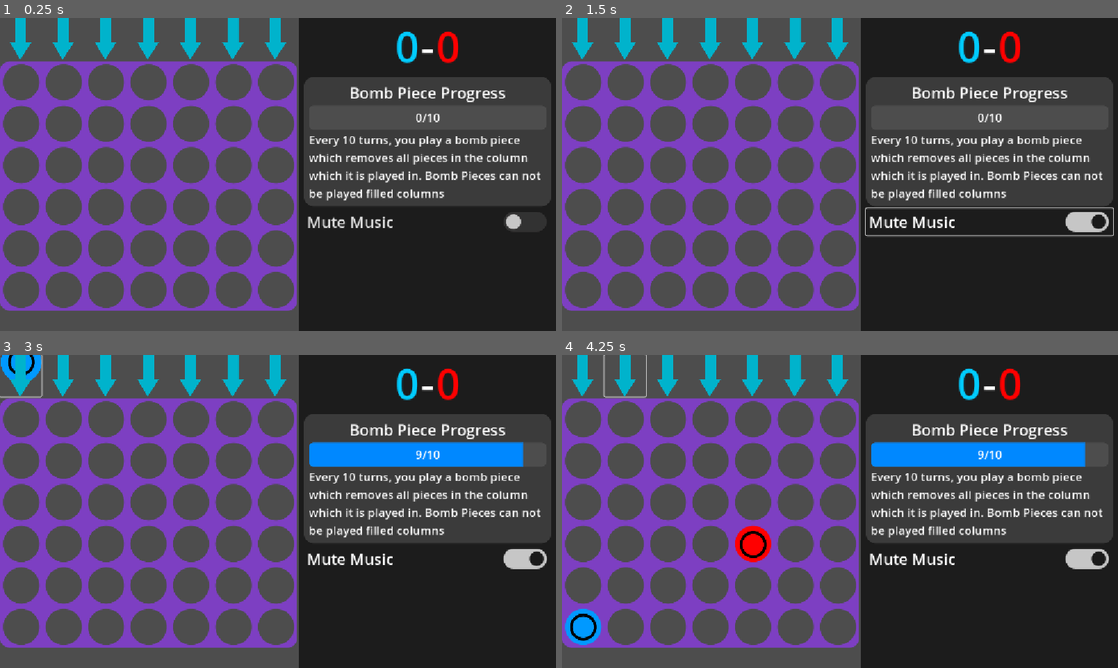
Above: before the commit, frames 1-4 (two rows, left to right).
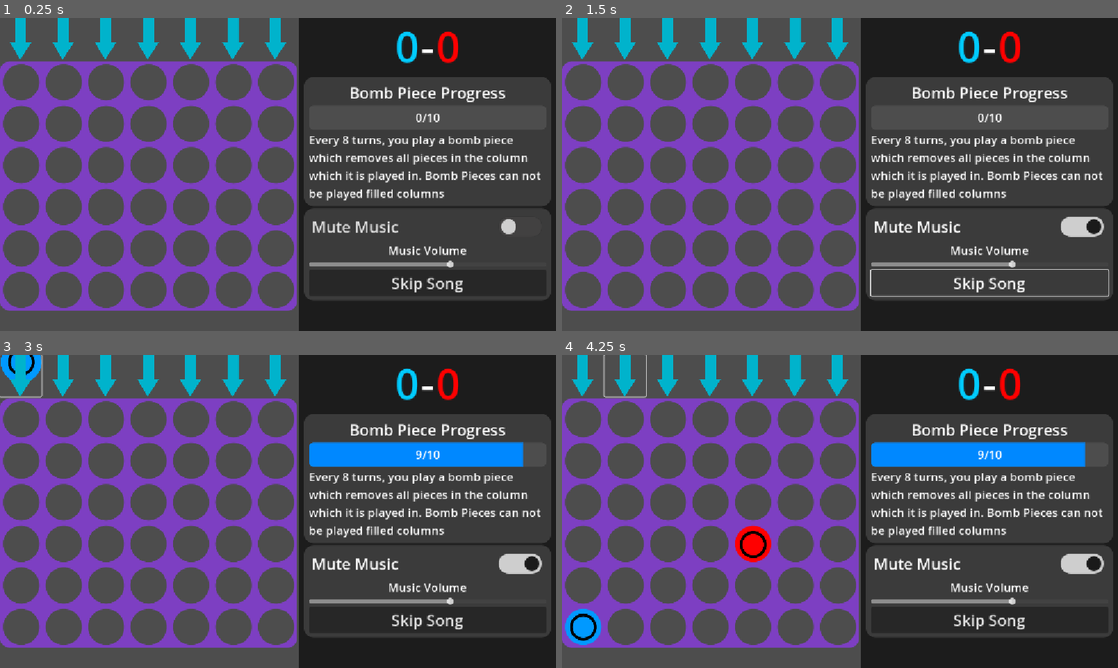
Above: after the commit, the same moments.

Repository: Emarald64/connect-4
Game: Godot game, scene res://scenes/main.tscn
The game is run twice, just before and just after one commit, with the same random seed, the same clock (stepped at 60 frames per second) and the same inputs. Sound files missing from this copy of the repository are replaced by a short silence.
Inputs (mouse positions are in pixels of both pictures, inside the frame that each line leads up to):
- Up to frame 1 (0.25 s): no input
- Up to frame 2 (1.5 s): click "Mute Music" at 0.5 s; click (990, 284) at 1.25 s, where only the run after the commit has a clickable "Skip Song"
- Up to frame 3 (3 s): click (428, 621) at 2 s, where only the run after the commit has a clickable "Skip Song"; click (22, 376) at 2.75 s
- Up to frame 4 (4.25 s): click (623, 376) at 3.52 s

The runs differ from the first frame. In frame 1, 9.5% of the frame differs, in the area x 54-100%, y 37-90%; in frame 2, 13%; in frame 3, 9.6%; in frame 4, 9.6%.

Commit message:
Added music controls

Diff:
--- a/scenes/main.tscn
+++ b/scenes/main.tscn
@@ -66,6 +66,18 @@
 _source = "<svg xmlns=\"http://www.w3.org/2000/svg\" width=\"32\" height=\"16\"><g fill-opacity=\".5\"><rect width=\"30\" height=\"14\" x=\"1\" y=\"1\" fill=\"#1a1a1a\" rx=\"7\"/><circle cx=\"8\" cy=\"8\" r=\"5\" fill=\"#fff\"/></g></svg>
 "
 base_scale = 3.0
+
+[sub_resource type="StyleBoxFlat" id="StyleBoxFlat_trceg"]
+content_margin_left = 4.0
+content_margin_top = 4.0
+content_margin_right = 4.0
+content_margin_bottom = 4.0
+bg_color = Color(0.28, 0.28, 0.28, 0.6)
+corner_radius_top_left = 4
+corner_radius_top_right = 4
+corner_radius_bottom_right = 4
+corner_radius_bottom_left = 4
+corner_detail = 6
 
 [sub_resource type="RectangleShape2D" id="RectangleShape2D_o5qli"]
 size = Vector2(616, 20)
@@ -258,10 +270,17 @@
 custom_minimum_size = Vector2(50, 120)
 layout_mode = 2
 theme_override_font_sizes/font_size = 24
-text = "Every 10 turns, you play a bomb piece which removes all pieces in the column which it is played in. Bomb Pieces can not be played filled columns"
+text = "Every 8 turns, you play a bomb piece which removes all pieces in the column which it is played in. Bomb Pieces can not be played filled columns"
 autowrap_mode = 2
 
-[node name="Mute Button" type="CheckButton" parent="HBoxContainer/PanelContainer/VBoxContainer"]
+[node name="PanelContainer2" type="PanelContainer" parent="HBoxContainer/PanelContainer/VBoxContainer"]
+layout_mode = 2
+theme_override_styles/panel = SubResource("StyleBoxFlat_85g3d")
+
+[node name="VBoxContainer" type="VBoxContainer" parent="HBoxContainer/PanelContainer/VBoxContainer/PanelContainer2"]
+layout_mode = 2
+
+[node name="Mute Button" type="CheckButton" parent="HBoxContainer/PanelContainer/VBoxContainer/PanelContainer2/VBoxContainer"]
 layout_mode = 2
 theme_override_font_sizes/font_size = 32
 theme_override_colors/button_unchecked_color = Color(2.807, 2.753, 2.753, 1)
@@ -271,6 +290,24 @@
 flat = true
 expand_icon = true
 
+[node name="Label" type="Label" parent="HBoxContainer/PanelContainer/VBoxContainer/PanelContainer2/VBoxContainer"]
+layout_mode = 2
+theme_override_font_sizes/font_size = 24
+text = "Music Volume"
+horizontal_alignment = 1
+
+[node name="HSlider" type="HSlider" parent="HBoxContainer/PanelContainer/VBoxContainer/PanelContainer2/VBoxContainer"]
+layout_mode = 2
+theme_override_styles/slider = SubResource("StyleBoxFlat_trceg")
+min_value = -50.0
+max_value = 0.0
+value = -20.0
+
+[node name="Button" type="Button" parent="HBoxContainer/PanelContainer/VBoxContainer/PanelContainer2/VBoxContainer"]
+layout_mode = 2
+theme_override_font_sizes/font_size = 32
+text = "Skip Song"
+
 [node name="StaticBody2D" type="StaticBody2D" parent="."]
 
 [node name="CollisionShape2D" type="CollisionShape2D" parent="StaticBody2D"]
@@ -322,6 +359,8 @@
 }
 
 [connection signal="boardClicked" from="HBoxContainer/VBoxContainer/PanelContainer/Board" to="." method="moveWithChangingColor"]
-[connection signal="toggled" from="HBoxContainer/PanelContainer/VBoxContainer/Mute Button" to="Music" method="set_stream_paused"]
+[connection signal="toggled" from="HBoxContainer/PanelContainer/VBoxContainer/PanelContainer2/VBoxContainer/Mute Button" to="Music" method="set_stream_paused"]
+[connection signal="value_changed" from="HBoxContainer/PanelContainer/VBoxContainer/PanelContainer2/VBoxContainer/HSlider" to="Music" method="set_volume_db"]
+[connection signal="pressed" from="HBoxContainer/PanelContainer/VBoxContainer/PanelContainer2/VBoxContainer/Button" to="Music" method="play"]
 [connection signal="timeout" from="Placing Cooldown" to="." method="checkPlayComputerMove"]
 [connection signal="finished" from="Music" to="Music" method="play" binds= [0.0]]
Not shown: 1 places in scenes/main.tscn that only renumber resources
